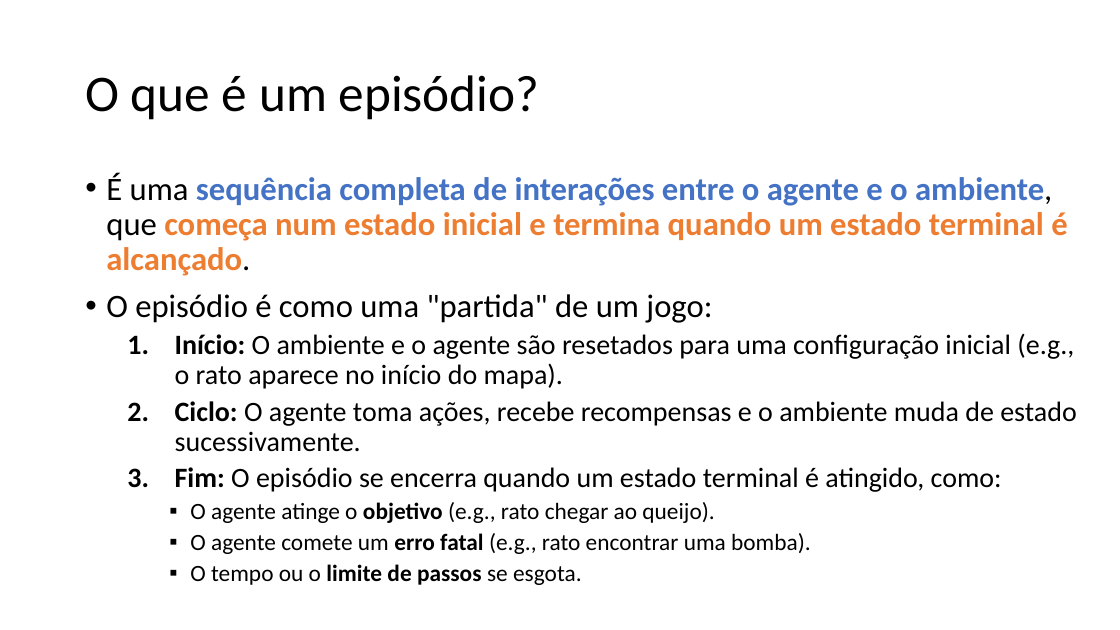
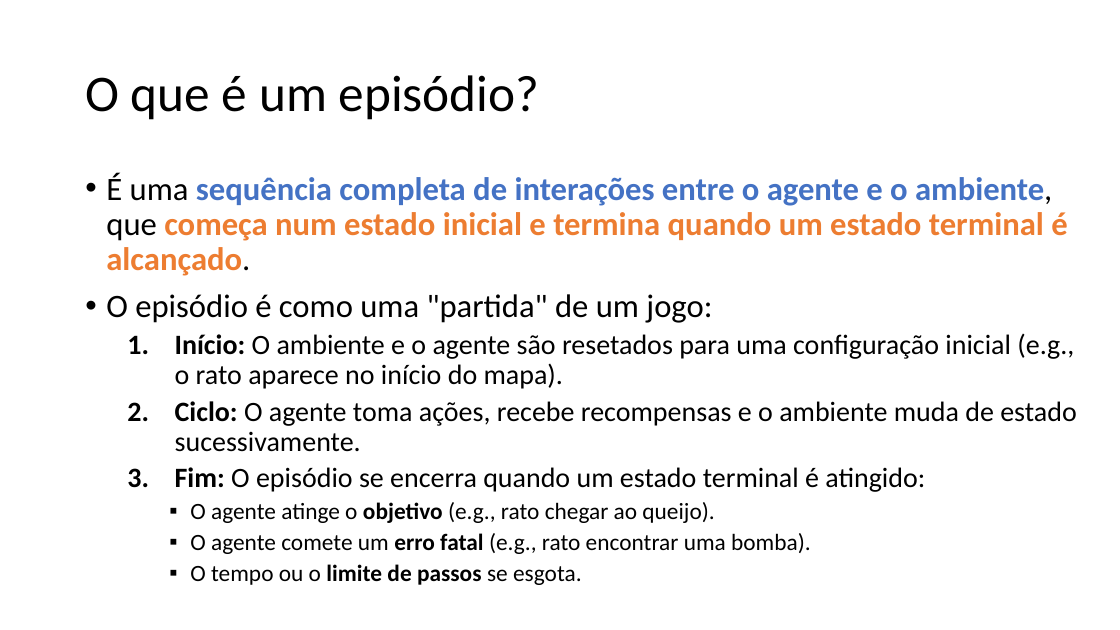
Before and after one commit to zz4fap/c24_inteligencia_artificial, a slide deck: slide 19 of slides/C24_Q_learning.pptx. Drawn at 1120x630 pixels with LibreOffice and Linux fonts; fonts in the diff are those of the drawing. Boxes give left, top, right and bottom in pixels: in the first picture for what was removed or moved away, otherwise in the second. Text is boxed around its words. In the diff, an @@ line names an element or a change of style, - is before the commit and + after.

```diff
--- a/slides/C24_Q_learning.pptx
+++ b/slides/C24_Q_learning.pptx
@@ text at [175,467,925,492]: text changed @@
-  3. Fim: O episódio se encerra quando um estado terminal é atingido, como:
+  3. Fim: O episódio se encerra quando um estado terminal é atingido:
```
Also in this commit, not shown: 11 other slides changed, 1 other file.
